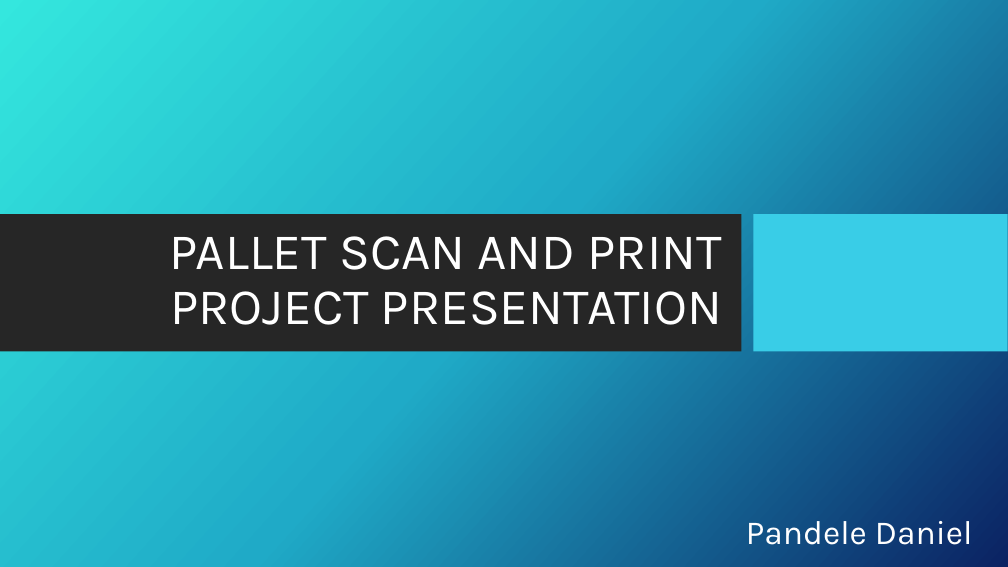
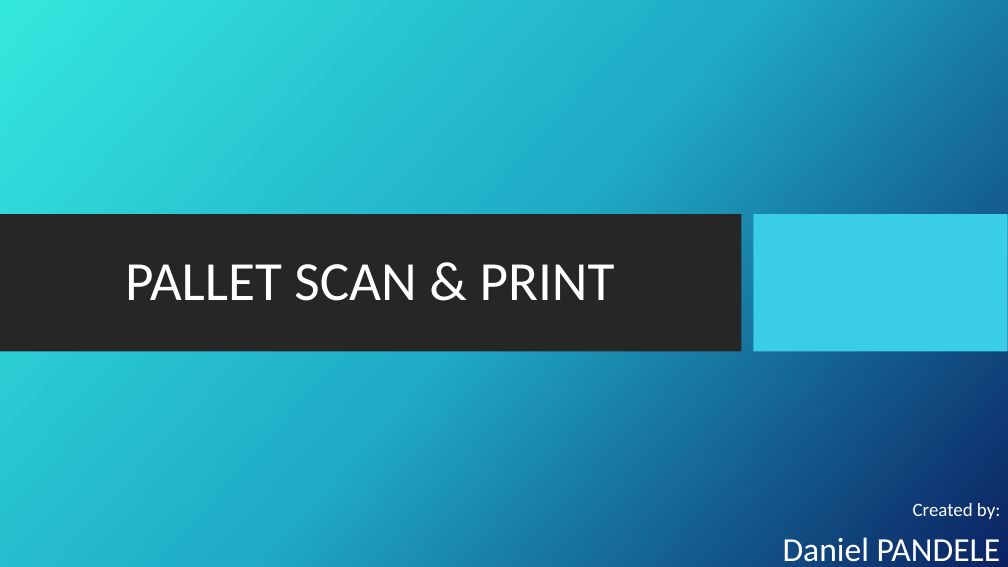
Before and after one commit to DangerX7/PalletScanAndPrint, a slide deck: slide 1 of Pallet Scan and Print Project Presentation.pptx. Drawn at 1008x567 pixels with LibreOffice and Linux fonts; fonts in the diff are those of the drawing; background and template pictures are left out. Boxes give left, top, right and bottom in pixels: in the first picture for what was removed or moved away, otherwise in the second. Text is boxed around its words. In the diff, an @@ line names an element or a change of style, - is before the commit and + after.

```diff
--- a/Pallet Scan and Print Project Presentation.pptx
+++ b/Pallet Scan and Print Project Presentation.pptx
@@ text "PALLET SCAN & PRINT" at <box>125,264,615,301</box>: vertical alignment bottom to middle @@
@@ text at <box>125,264,615,301</box>: text changed; size 48.6 to 52.6 pt; font Karla to Calibri @@
-PALLET SCAN AND PRINT PROJECT PRESENTATION
+PALLET SCAN & PRINT
@@ text added at <box>913,503,1000,519</box>, 18 pt, text #FFFFFF @@
+Created by:
@@ text at <box>783,537,1001,562</box>: text changed; font Karla to Calibri @@
-Pandele Daniel
+Daniel PANDELE
```
Also in this commit, not shown: 6 other slides changed, 2 slides added.
